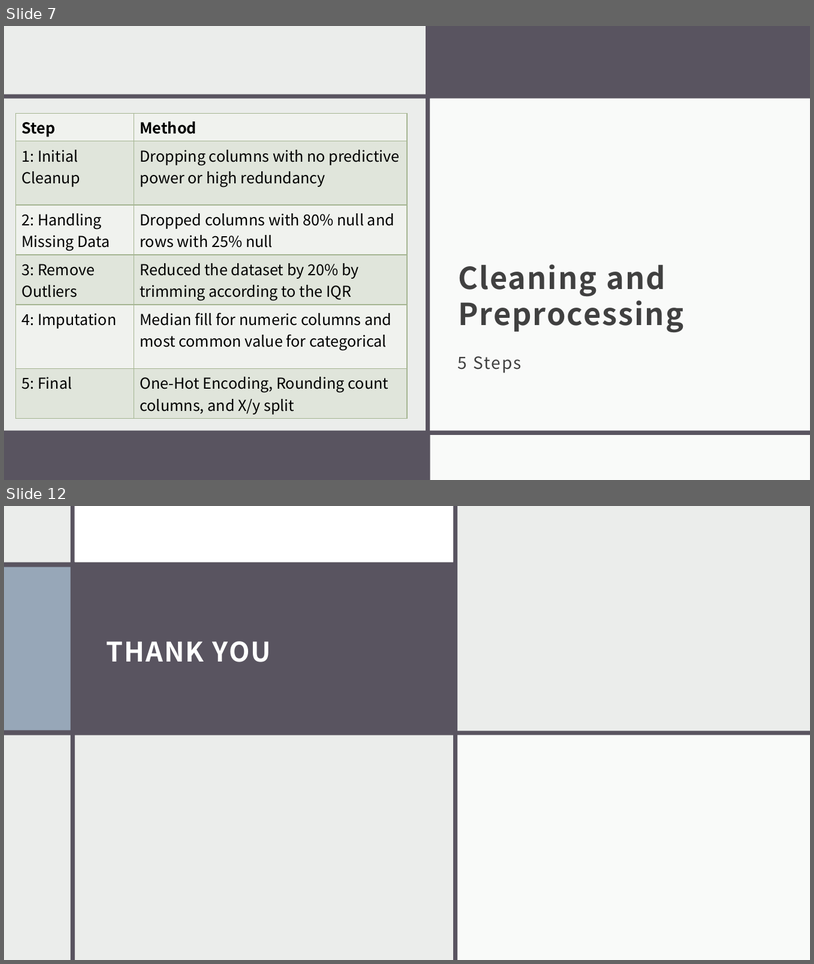
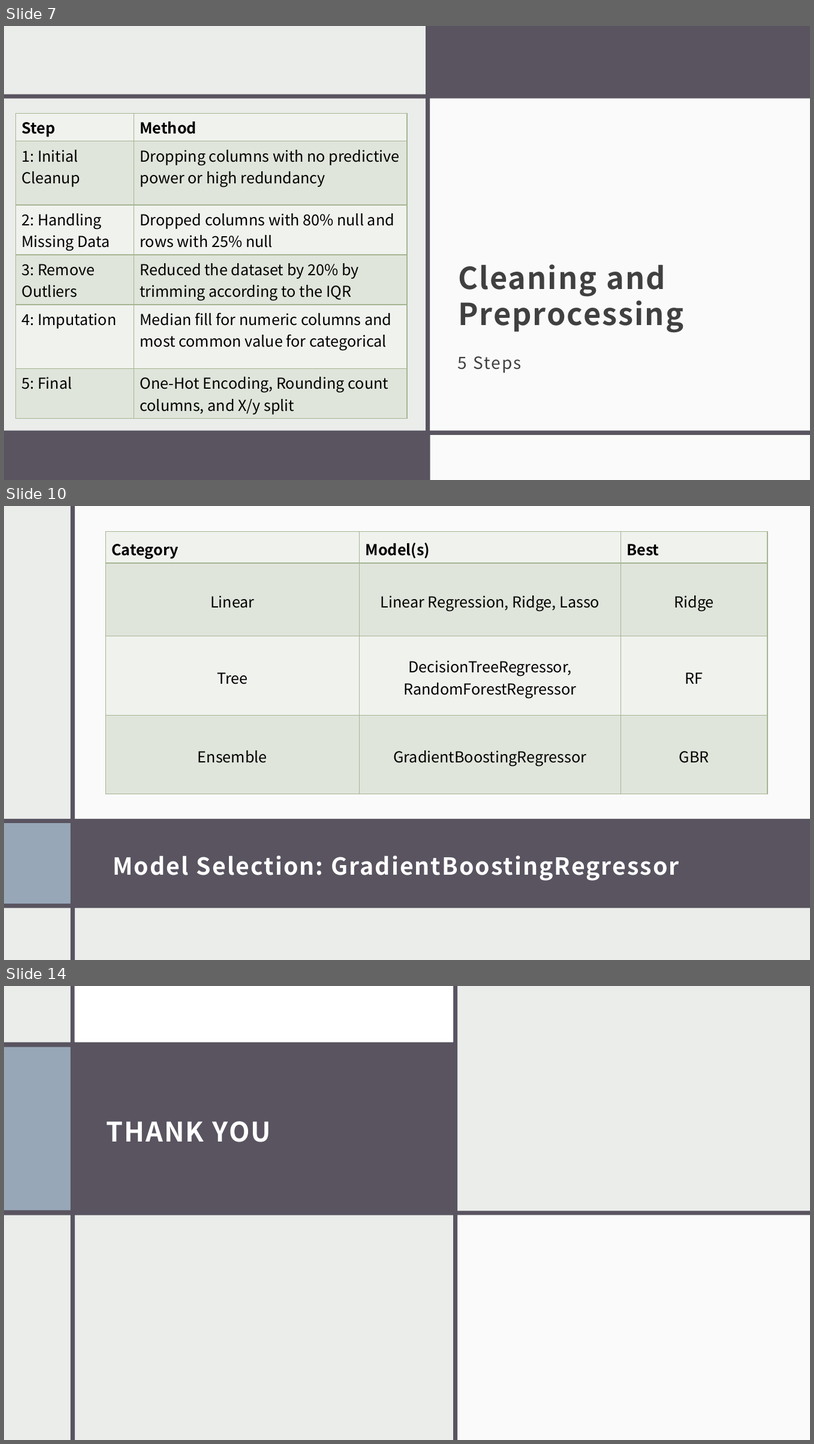
Before and after one commit to shmorhunmsds/ml_final_project, a slide deck: presentation.pptx. Shown one above the other, each under a label of ours: slides 7 and 12 before the commit, slides 7, 10 and 14 after it; the slides between them are not shown. The pictures are 814x964 and 814x1444 pixels, drawn with LibreOffice and Linux fonts; fonts in the diff are those of the drawing. Boxes give left, top, right and bottom in pixels: in the first picture for what was removed or moved away, otherwise in the second. Text is boxed around its words. In the diff, an @@ line names an element or a change of style, - is before the commit and + after.

```diff
--- a/presentation.pptx
+++ b/presentation.pptx
@@ slide 10 added at [4, 506, 810, 960], background #EBEDEB; not listed: 1 template element that a slide beside it also shows @@
@@ rectangle added at [73, 506, 810, 819], fill #FFFFFF at 75% opacity @@
@@ table added at [105, 531, 768, 794], 4 rows, 3 columns @@
+Category | Model(s) | Best
+Linear | Linear Regression, Ridge, Lasso | Ridge
+Tree | DecisionTreeRegressor, RandomForestRegressor | RF
+Ensemble | GradientBoostingRegressor | GBR
@@ rectangle added at [4, 819, 810, 907], fill #595460 @@
@@ rectangle added at [4, 823, 71, 903], fill #97A7B8 @@
@@ title added at [113, 855, 680, 880], 28 pt, text #FFFFFF, bold @@
+Model Selection: GradientBoostingRegressor
@@ what was slide 12 is now slide 14 @@
```
Also in this commit, not shown: 1 slide changed, 4 other slides added, 3 slides removed.
